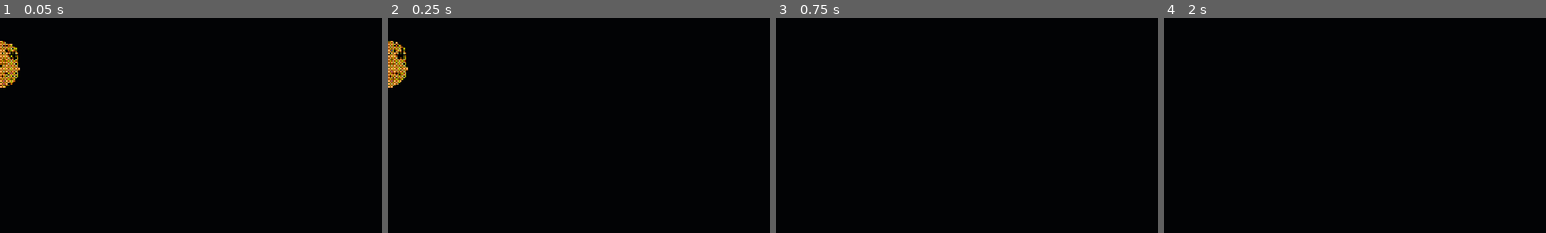
Above: before the commit, frames 1-4 (left to right).
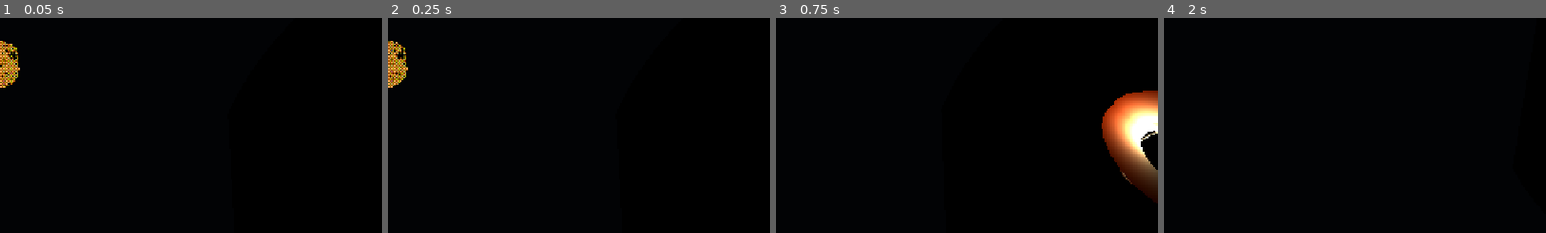
Above: after the commit, the same moments.

Repository: Yuan-Zzzz/ASCII-EXPLORE
Game: Godot game, scene res://scenes/moon_walk.tscn
Two runs of this game, one before a commit and one after it. Both use one fixed random seed, a clock stepped at 60 frames per second and the inputs below.
Inputs (mouse positions are % of the whole screen's width and height, from its top left):
- Up to frame 1 (0.05 s): no input
- Up to frame 2 (0.25 s): no input
- Up to frame 3 (0.75 s): tap Enter at 0.5 s; move the mouse to (55, 50) at 0.52 s; hold W (move_forward) from 0.53 s (still down); hold Shift (sprint) from 0.53 s (still down); click (55, 50) at 0.67 s
- Up to frame 4 (2 s): keep holding W (move_forward); tap Space (jump) at 0.77, 1.52 s; move the mouse to (45, 50) at 1.27 s; release Shift (sprint) at 1.28 s; tap C at 1.35 s
The pictures show only the part of the screen within x 50-100%, y 2-52%; the shares and areas given below are measured in that part.

The runs differ from the first frame. In frame 3, 5.0% of the frame differs, in the area x 85-100%, y 33-87%; in frame 4, less than 0.1%.

Commit message:
feat(moon_walk): place the black hole under SkyPivot outside the glyph host loop
Wire a headless smoke that checks optics uniforms survive mode switches and the projected shadow stays measurable from the player camera.

Co-authored-by: Cursor <cursoragent@cursor.com>

Diff:
--- a/scenes/moon_walk.tscn
+++ b/scenes/moon_walk.tscn
@@ -11,6 +11,7 @@
 [ext_resource type="Script" uid="uid://b3yclmdr2whqd" path="res://features/moon_walk/moon_terrain.gd" id="7_terrain"]
 [ext_resource type="ArrayMesh" path="res://features/moon_walk/models/moon_craters.res" id="8_moon_model"]
 [ext_resource type="Shape3D" path="res://features/moon_walk/models/moon_craters_collision.res" id="9_moon_collision"]
+[ext_resource type="Script" path="res://features/moon_walk/black_hole.gd" id="10_blackhole"]
 
 [sub_resource type="Environment" id="Environment_world"]
 background_mode = 1
@@ -151,6 +152,10 @@
 shadow_enabled = true
 directional_shadow_max_distance = 600.0
 
+[node name="BlackHole" type="Node3D" parent="SkyPivot"]
+transform = Transform3D(1, 0, 0, 0, 1, 0, 0, 0, 1, 168, 72, -96)
+script = ExtResource("10_blackhole")
+
 [node name="Moon" type="StaticBody3D" parent="." unique_id=1950569615]
 script = ExtResource("7_terrain")
 
--- /dev/null
+++ b/tools/smoke_black_hole.gd
@@ -0,0 +1,118 @@
+extends SceneTree
+
+const SETTLED_FRAMES := 60
+const BlackHoleScript = preload("res://features/moon_walk/black_hole.gd")
+
+
+func _initialize() -> void:
+	call_deferred("_run")
+
+
+func _run() -> void:
+	var packed: PackedScene = load("res://scenes/moon_walk.tscn") as PackedScene
+	if packed == null:
+		_fail("load moon_walk.tscn")
+		return
+
+	var main: Node = packed.instantiate()
+	root.add_child(main)
+	for _i in SETTLED_FRAMES:
+		await process_frame
+
+	if main.has_node("BayerDither"):
+		_fail("BayerDither must stay out of moon_walk")
+		return
+	if main.get_node_or_null("Moon/MoonMesh/BlackHole") != null:
+		_fail("BlackHole must not sit under host triad paths")
+		return
+
+	var bh_node := main.get_node_or_null("SkyPivot/BlackHole")
+	if bh_node == null or bh_node.get_script() != BlackHoleScript:
+		_fail("missing SkyPivot/BlackHole")
+		return
+	if bh_node.get_node_or_null("GlyphField") != null:
+		_fail("BlackHole must not own GlyphField")
+		return
+	var optics = bh_node.optics
+	if optics == null or not optics.consistent():
+		_fail("optics inconsistent")
+		return
+
+	var mat: ShaderMaterial = bh_node.lens_material()
+	if mat == null:
+		_fail("missing lens ShaderMaterial")
+		return
+
+	if main.get("surface_render_mode") != null:
+		main.set("surface_render_mode", 0)
+		await process_frame
+		main.set("surface_render_mode", 1)
+		await process_frame
+		main.set("surface_render_mode", 2)
+		await process_frame
+	if bh_node.lens_material() != mat:
+		_fail("lens material replaced by surface_render_mode")
+		return
+
+	var block: Dictionary = optics.uniform_block()
+	var snap: Dictionary = bh_node.uniform_snapshot()
+	for key in block:
+		if not snap.has(key):
+			_fail("uniform missing %s" % key)
+			return
+		var got = snap[key]
+		var want = block[key]
+		if typeof(want) == TYPE_FLOAT:
+			if not is_equal_approx(float(got), float(want)):
+				_fail("uniform %s got=%s want=%s" % [key, got, want])
+				return
+		elif got != want:
+			_fail("uniform %s mismatch" % key)
+			return
+
+	var shader_uniforms: Array = mat.shader.get_shader_uniform_list()
+	var shader_names := {}
+	for item in shader_uniforms:
+		if typeof(item) == TYPE_DICTIONARY and item.has("name"):
+			shader_names[String(item["name"])] = true
+	for key in block:
+		if not shader_names.has(String(key)):
+			_fail("shader missing uniform %s" % key)
+			return
+
+	var cam := main.get_node_or_null("Player/Camera3D") as Camera3D
+	if cam == null:
+		_fail("missing camera")
+		return
+	# 出生朝向不一定对着天空槽；对拍前先看向黑洞。
+	cam.look_at(bh_node.global_position, Vector3.UP)
+	await process_frame
+	var proj: Dictionary = bh_node.project_shadow(cam)
+	if not proj.get("in_front", false):
+		_fail("BH behind camera after look_at")
+		return
+	var shadow_px: float = float(proj.get("radius_px", 0.0))
+	if shadow_px <= 4.0:
+		_fail("shadow_radius_px too small %s" % shadow_px)
+		return
+	if not proj.get("in_frustum", false):
+		_fail("BH not in frustum after look_at center=%s" % proj.get("center"))
+		return
+
+	if not is_equal_approx(optics.photon_sphere_radius(), 1.5 * optics.rs):
+		_fail("photon sphere")
+		return
+	if not is_equal_approx(optics.shadow_radius(), 0.5 * sqrt(27.0) * optics.rs):
+		_fail("shadow radius")
+		return
+
+	print(
+		"SMOKE_OK bh_rs=%.2f shadow_px=%.1f uniforms=%d"
+		% [optics.rs, shadow_px, block.size()]
+	)
+	quit(0)
+
+
+func _fail(reason: String) -> void:
+	printerr("SMOKE_FAIL %s" % reason)
+	quit(1)
